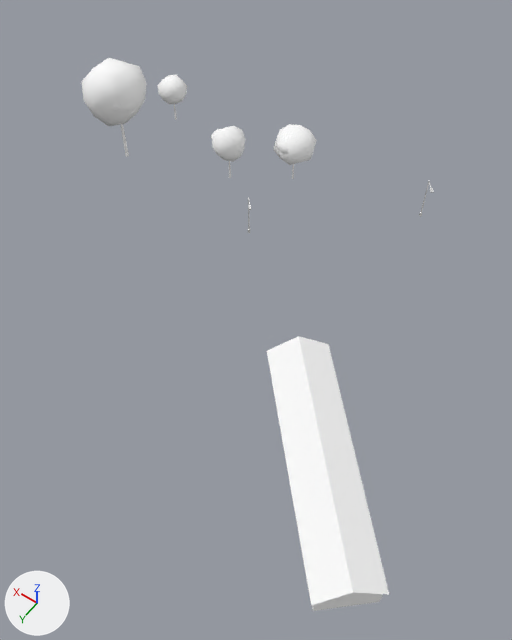
An edit to the glTF model cities/arlov-borggatan/pack/tiles/c11_2.glb, drawn before and after from the same camera.
Camera for both pictures: a 50 mm lens placed at (651.4, 189.5, 69.5), pointed at (679.3, 150.5, 8.2). Arrows for +X, +Y and +Z are at lower left; the lights stay in place. The picture after the commit comes second. Where no turn or scale is listed for an object, it has been applied to the vertices. Vertices at exactly the same position are counted once.

Before the edit, the objects in view are built like this:
```python
ob_sm_building_w208960519 = bpy.data.objects.new('SM_Building_w208960519', me_sm_building_w208960519)
ob_sm_building_w208960519.location = (664.5, 160.6, 7.9)
ob_sm_street_furniture_11_2 = bpy.data.objects.new('SM_Street_Furniture_11_2', me_sm_street_furniture_11_2)
ob_sm_street_furniture_11_2.location = (680.4, 131.5, 9.1)
ob_sm_trees_11_2 = bpy.data.objects.new('SM_Trees_11_2', me_sm_trees_11_2)
ob_sm_trees_11_2.location = (701.6, 132.1, 12.8)
ob_sm_trees_11_2.scale = (14.4, 14.4, 14.4)
```
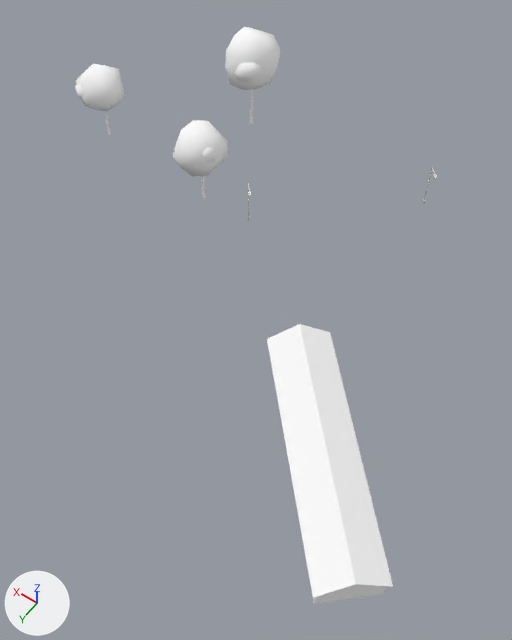
The edits, one by one:
me_sm_trees_11_2 is used by ob_sm_trees_11_2; location (701.6, 132.1, 12.8); scale (14.4, 14.4, 14.4).
me_sm_trees_11_2 had 552 vertices, 1008 faces and spanned x -1.0..1.0, y -0.56..0.56, z -0.48..0.48.
me_sm_trees_11_2 now has 414 vertices, 756 faces and spans x -1.0..1.0, y -0.9..0.9, z -0.59..0.59.
me_sm_trees_11_2 part 1: the loose piece of 12 vertices spanning x -0.81..-0.79, y -0.37..-0.35, z -0.45..-0.22 is scaled about its middle by (1.84, 1.84, 2.09), then moved by (0.34, -0.26, 0.04).
me_sm_trees_11_2 part 2: the loose piece of 12 vertices spanning x -0.32..-0.3, y -0.05..-0.03, z -0.46..-0.23 is scaled about its middle by (1.83, 1.83, 1.6), then moved by (-0.44, 0.68, -0.05).
me_sm_trees_11_2 part 3: the loose piece of 12 vertices spanning x 0.68..0.71, y 0.25..0.28, z -0.48..-0.06 is scaled about its middle by (1.07, 1.07, 0.866), then moved by (0.07, 0.17, -0.13).
me_sm_trees_11_2 part 4: 12 loose pieces with 474 vertices, spanning x -1.0..0.94, y -0.56..0.47, z -0.46..0.43, are deleted.
me_sm_trees_11_2 part 5: 42 vertices removed from x 0.41..1.0, y 0.02..0.56, z -0.07..0.48; 126 vertices added at x 0.49..1.0, y 0.2..0.68, z -0.2..0.26.
me_sm_trees_11_2 part 6: 126 vertices added at x -0.78..-0.15, y -0.9..-0.3, z -0.07..0.59.
me_sm_trees_11_2 part 7: 126 vertices added at x -1.0..-0.51, y 0.38..0.9, z -0.22..0.31.
Object 'SM_Building_w208960519' (ob_sm_building_w208960519) moves from (664.5, 160.6, 7.9) to (664.5, 160.6, 10.0).
Object 'SM_Street_Furniture_11_2' (ob_sm_street_furniture_11_2) moves from (680.4, 131.5, 9.1) to (680.4, 131.5, 11.2).
Object 'SM_Trees_11_2' (ob_sm_trees_11_2) moves from (701.6, 132.1, 12.8) to (705.4, 130.4, 15.0).
Object 'SM_Trees_11_2' (ob_sm_trees_11_2) is rescaled from (14.4, 14.4, 14.4) to (12.1, 12.1, 12.1).

Location of each change, (x1, y1, x2, y2) in pixels of the pictures (512 x 640 px; the box of a moved part takes in the faces that stretch with it):
'SM_Building_w208960519', moved
    before: (267, 336, 389, 611)
    after: (267, 324, 393, 604)
'SM_Trees_11_2', reshaped, moved, rescaled (13% narrower, 42% taller)
    before: (81, 58, 317, 179)
    after: (75, 26, 281, 198)
'SM_Street_Furniture_11_2', moved
    before: (248, 181, 434, 233)
    after: (248, 167, 437, 221)
part 1 of me_sm_trees_11_2, moved or reshaped
    before: (292, 164, 294, 179)
    after: (250, 89, 253, 124)
part 2 of me_sm_trees_11_2, moved or reshaped
    before: (229, 161, 231, 178)
    after: (201, 176, 206, 198)
part 3 of me_sm_trees_11_2, moved or reshaped
    before: (121, 124, 129, 157)
    after: (104, 111, 111, 135)
part 4 of me_sm_trees_11_2, deleted
    before: (107, 58, 317, 165)
part 5 of me_sm_trees_11_2, cut back
    before: (81, 59, 147, 126)
    after: (75, 63, 126, 111)
part 6 of me_sm_trees_11_2, added
    after: (225, 26, 281, 90)
part 7 of me_sm_trees_11_2, added
    after: (172, 120, 228, 177)
